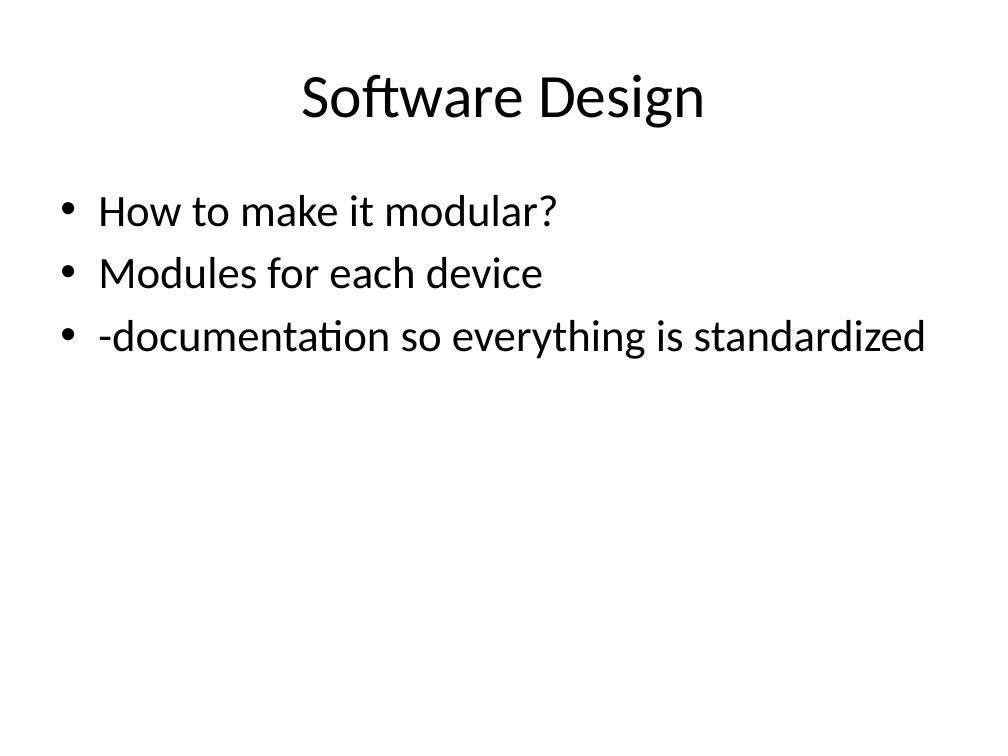
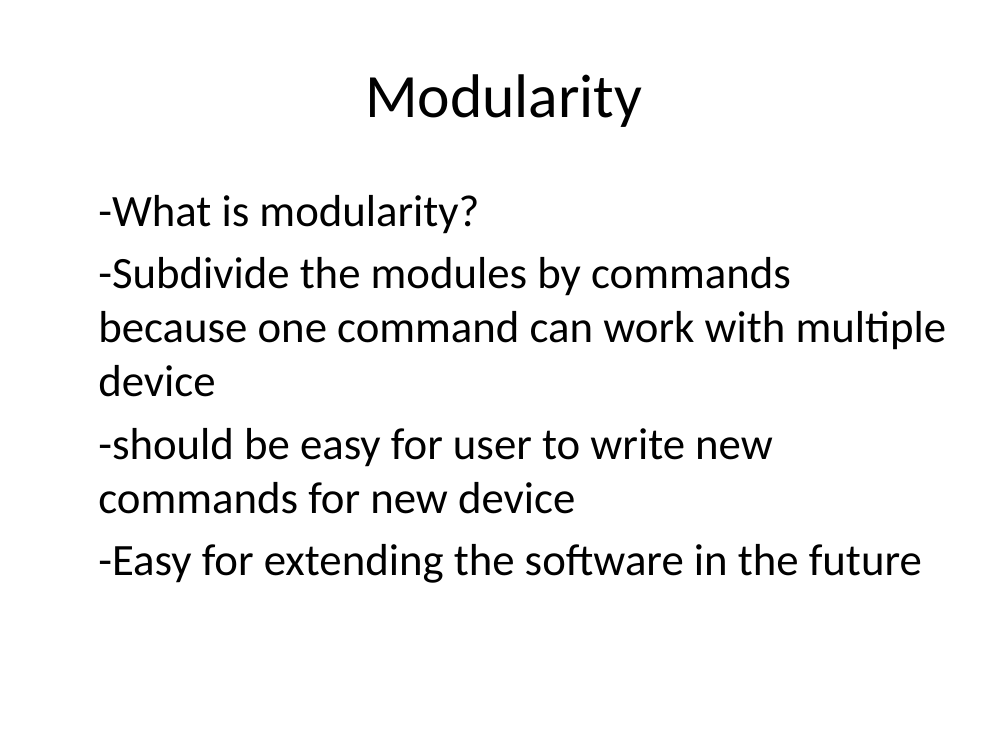
Before and after one commit to doctoboggan/DeathRay, a slide deck: slide 14 of manuals/desReview.pptx (slide 16 before the commit). Drawn at 1008x756 pixels with LibreOffice and Linux fonts; fonts in the diff are those of the drawing. Boxes give left, top, right and bottom in pixels: in the first picture for what was removed or moved away, otherwise in the second. Text is boxed around its words. In the diff, an @@ line names an element or a change of style, - is before the commit and + after.

```diff
--- a/manuals/desReview.pptx
+++ b/manuals/desReview.pptx
@@ title at [365, 74, 642, 127]: text changed @@
-Software Design
+Modularity
@@ text at [98, 195, 947, 583]: text changed @@
-• How to make it modular?
-• Modules for each device
-• -documentation so everything is standardized
+-What is modularity?
+-Subdivide the modules by commands because one command can work with multiple device
+-should be easy for user to write new commands for new device
+-Easy for extending the software in the future
```
Also in this commit, not shown: 10 other slides changed, 5 slides added, 2 slides removed.
